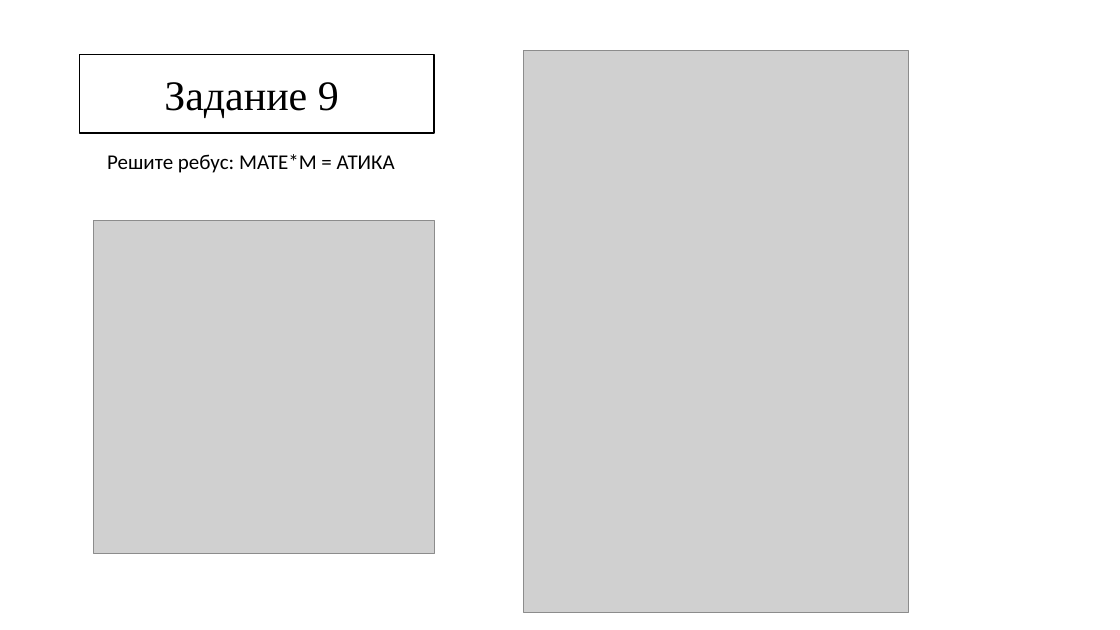
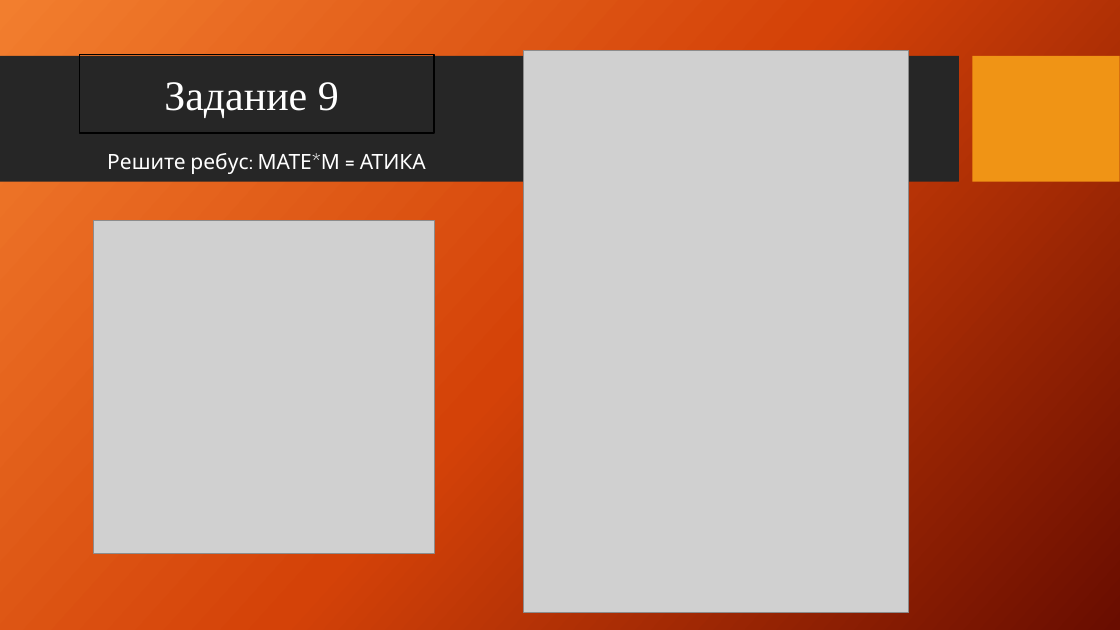
Before and after one commit to UlianovNikita/practic, a slide deck: slide 16 of Презентация по практике.pptx. Drawn at 1120x630 pixels with LibreOffice and Linux fonts; fonts in the diff are those of the drawing; grey boxes stand for pictures; background and template pictures are left out. Boxes give left, top, right and bottom in pixels: in the first picture for what was removed or moved away, otherwise in the second. Text is boxed around its words. In the diff, an @@ line names an element or a change of style, - is before the commit and + after.

```diff
--- a/Презентация по практике.pptx
+++ b/Презентация по практике.pptx
@@ background #FFFFFF to picture (left out) @@
@@ rectangle added at <box>0,56,959,182</box>, fill #262626 @@
@@ rectangle "Задание 9" at <box>80,55,434,134</box>: text colour #000000 to #FFFFFF; fill #FFFFFF to none @@
@@ rectangle added at <box>973,56,1120,182</box>, fill #F09415 @@
@@ text "Решите ребус: МАТЕ*М = АТИКА" at <box>107,153,426,174</box>: font Calibri to Cabin, text colour #000000 to #FFFFFF @@
```
Also in this commit, not shown: 17 other slides changed.
